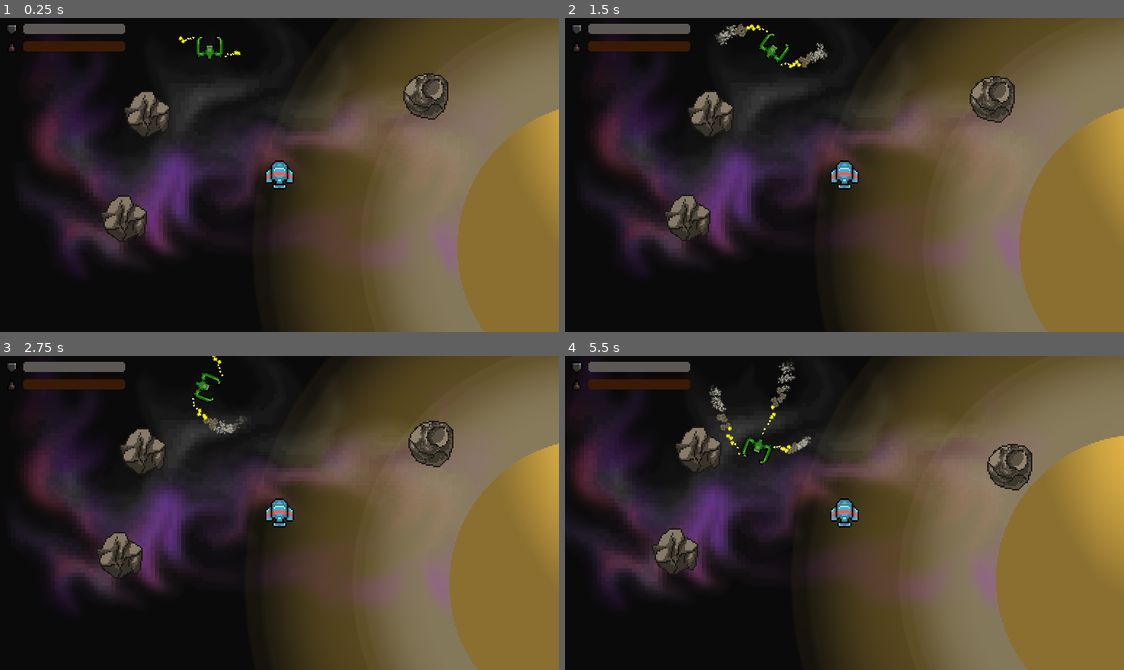
Above: before the commit, frames 1-4 (two rows, left to right).
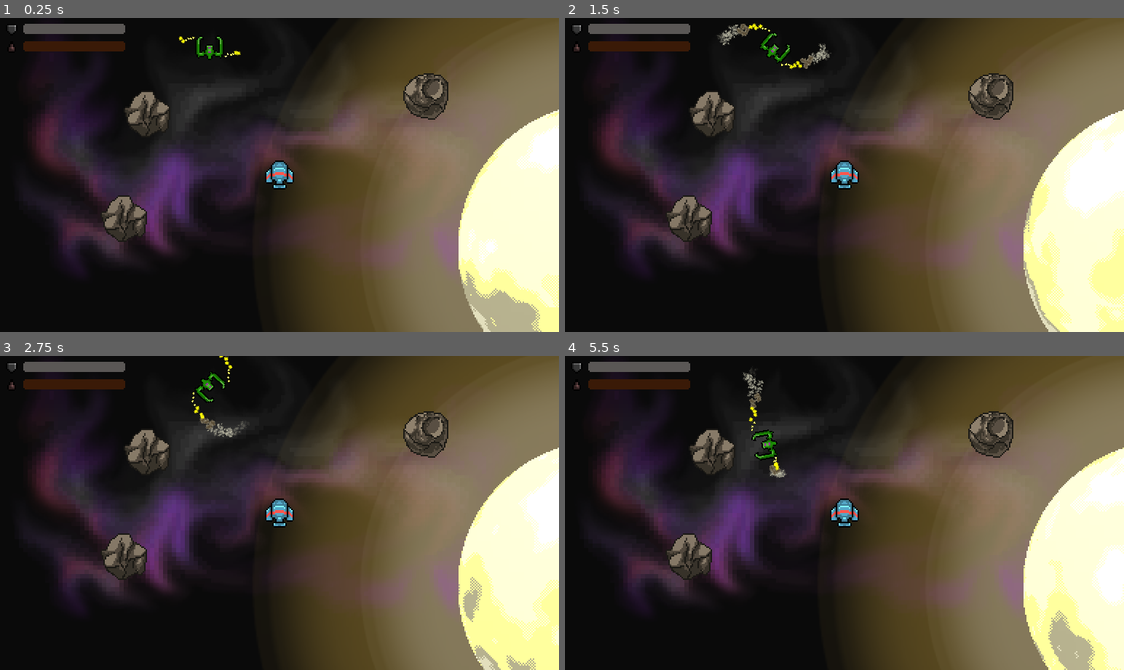
Above: after the commit, the same moments.

Repository: WekufuStudios/A-new-home
Game: Godot game, scene res://Game.tscn
Same seed, same stepped clock (60 frames per second), same inputs: the game is played once before the commit and once after it.
Inputs:
- Up to frame 1 (0.25 s): no input
- Up to frame 2 (1.5 s): no input
- Up to frame 3 (2.75 s): no input
- Up to frame 4 (5.5 s): no input

The runs differ from the first frame. In frame 1, 10% of the frame differs, in the area x 31-100%, y 6-100%; in frame 2, 13%; in frame 3, 16%; in frame 4, 33%, in the area x 1-100%, y 0-100%.
Error after the commit: Invalid access to property or key 'texture' on a base object of type 'null instance'. (res://space_bodies/planets/Planet.gd:9)

Commit message:
nuevo planeta

Diff:
--- a/space_bodies/planets/Planet.tscn
+++ b/space_bodies/planets/Planet.tscn
@@ -5,6 +5,6 @@
 [node name="Planet" type="StaticBody2D"]
 script = ExtResource("1_33fkl")
 
-[node name="Sprite2D" type="Sprite2D" parent="."]
+[node name="Planet" type="AnimatedSprite2D" parent="."]
 
 [node name="CollisionShape2D" type="CollisionShape2D" parent="."]
--- /dev/null
+++ b/space_bodies/planets/Planet1.gdshader
@@ -0,0 +1,30 @@
+shader_type canvas_item;
+
+uniform float aspect_ratio = 2.0;
+uniform float rotation_speed = 0.3;
+uniform bool as_shadow = false;
+
+
+//const float PI = 3.141593;
+
+void fragment() {
+	float px = 2.0 * (UV.x - 0.5);
+	float py = 2.0 * (UV.y - 0.5);
+
+	if (px * px + py * py > 1.0) {
+		// Outside of "sphere"
+		COLOR.a = 0.0;
+	} else {
+		float pi = PI; // 3.14159
+		px = asin(px / sqrt(1.0 - py * py)) * 2.0 / pi;
+		py = asin(py) * 2.0 / pi;
+
+		COLOR = texture(TEXTURE, vec2(
+			0.5 * (px + 1.0) / aspect_ratio - TIME * rotation_speed,
+			0.5 * (py + 1.0)));
+		if (as_shadow) {
+			COLOR.rgb = vec3(0.0, 0.0, 0.0);
+			COLOR.a *= 0.9;
+		}
+	}
+}
--- a/space_bodies/planets/Planet1.tscn
+++ b/space_bodies/planets/Planet1.tscn
@@ -1,13 +1,375 @@
-[gd_scene load_steps=6 format=3 uid="uid://drsgpprg0hjko"]
+[gd_scene load_steps=56 format=3 uid="uid://drsgpprg0hjko"]
 
 [ext_resource type="PackedScene" uid="uid://bjimy57b5y01b" path="res://space_bodies/planets/Planet.tscn" id="1_um5hn"]
 [ext_resource type="Texture2D" uid="uid://dht2525vxhst2" path="res://assets/art/planets/atmosphere.png" id="2_272pj"]
-[ext_resource type="Texture2D" uid="uid://bp86loua6w2id" path="res://assets/art/planets/planet_01.png" id="2_elxhi"]
 [ext_resource type="Texture2D" uid="uid://dd1pkqw5jru5x" path="res://assets/art/planets/planet_normal.png" id="3_dv0m4"]
-
-[sub_resource type="CanvasTexture" id="CanvasTexture_2h1jm"]
-diffuse_texture = ExtResource("2_elxhi")
-normal_texture = ExtResource("3_dv0m4")
+[ext_resource type="Texture2D" uid="uid://cgc0yrbi7cdur" path="res://assets/art/planets/3748385467 (1).png" id="3_vv14x"]
+
+[sub_resource type="AtlasTexture" id="AtlasTexture_g45k6"]
+atlas = ExtResource("3_vv14x")
+region = Rect2(0, 0, 200, 200)
+
+[sub_resource type="AtlasTexture" id="AtlasTexture_1jaxw"]
+atlas = ExtResource("3_vv14x")
+region = Rect2(200, 0, 200, 200)
+
+[sub_resource type="AtlasTexture" id="AtlasTexture_svhgd"]
+atlas = ExtResource("3_vv14x")
+region = Rect2(400, 0, 200, 200)
+
+[sub_resource type="AtlasTexture" id="AtlasTexture_3c38k"]
+atlas = ExtResource("3_vv14x")
+region = Rect2(600, 0, 200, 200)
+
+[sub_resource type="AtlasTexture" id="AtlasTexture_bt0sq"]
+atlas = ExtResource("3_vv14x")
+region = Rect2(800, 0, 200, 200)
+
+[sub_resource type="AtlasTexture" id="AtlasTexture_28acj"]
+atlas = ExtResource("3_vv14x")
+region = Rect2(1000, 0, 200, 200)
+
+[sub_resource type="AtlasTexture" id="AtlasTexture_qurmk"]
+atlas = ExtResource("3_vv14x")
+region = Rect2(1200, 0, 200, 200)
+
+[sub_resource type="AtlasTexture" id="AtlasTexture_3rvo0"]
+atlas = ExtResource("3_vv14x")
+region = Rect2(1400, 0, 200, 200)
+
+[sub_resource type="AtlasTexture" id="AtlasTexture_2dad0"]
+atlas = ExtResource("3_vv14x")
+region = Rect2(1600, 0, 200, 200)
+
+[sub_resource type="AtlasTexture" id="AtlasTexture_5cyp8"]
+atlas = ExtResource("3_vv14x")
+region = Rect2(1800, 0, 200, 200)
+
+[sub_resource type="AtlasTexture" id="AtlasTexture_ro363"]
+atlas = ExtResource("3_vv14x")
+region = Rect2(2000, 0, 200, 200)
+
+[sub_resource type="AtlasTexture" id="AtlasTexture_smosx"]
+atlas = ExtResource("3_vv14x")
+region = Rect2(2200, 0, 200, 200)
+
+[sub_resource type="AtlasTexture" id="AtlasTexture_l0lc0"]
+atlas = ExtResource("3_vv14x")
+region = Rect2(2400, 0, 200, 200)
+
+[sub_resource type="AtlasTexture" id="AtlasTexture_oppiv"]
+atlas = ExtResource("3_vv14x")
+region = Rect2(2600, 0, 200, 200)
+
+[sub_resource type="AtlasTexture" id="AtlasTexture_qrrya"]
+atlas = ExtResource("3_vv14x")
+region = Rect2(2800, 0, 200, 200)
+
+[sub_resource type="AtlasTexture" id="AtlasTexture_li5hx"]
+atlas = ExtResource("3_vv14x")
+region = Rect2(3000, 0, 200, 200)
+
+[sub_resource type="AtlasTexture" id="AtlasTexture_63gfs"]
+atlas = ExtResource("3_vv14x")
+region = Rect2(3200, 0, 200, 200)
+
+[sub_resource type="AtlasTexture" id="AtlasTexture_iqeiw"]
+atlas = ExtResource("3_vv14x")
+region = Rect2(3400, 0, 200, 200)
+
+[sub_resource type="AtlasTexture" id="AtlasTexture_wwqrr"]
+atlas = ExtResource("3_vv14x")
+region = Rect2(3600, 0, 200, 200)
+
+[sub_resource type="AtlasTexture" id="AtlasTexture_aims1"]
+atlas = ExtResource("3_vv14x")
+region = Rect2(3800, 0, 200, 200)
+
+[sub_resource type="AtlasTexture" id="AtlasTexture_38gtm"]
+atlas = ExtResource("3_vv14x")
+region = Rect2(4000, 0, 200, 200)
+
+[sub_resource type="AtlasTexture" id="AtlasTexture_rh0ko"]
+atlas = ExtResource("3_vv14x")
+region = Rect2(4200, 0, 200, 200)
+
+[sub_resource type="AtlasTexture" id="AtlasTexture_onccn"]
+atlas = ExtResource("3_vv14x")
+region = Rect2(4400, 0, 200, 200)
+
+[sub_resource type="AtlasTexture" id="AtlasTexture_mf36q"]
+atlas = ExtResource("3_vv14x")
+region = Rect2(4600, 0, 200, 200)
+
+[sub_resource type="AtlasTexture" id="AtlasTexture_1qkcy"]
+atlas = ExtResource("3_vv14x")
+region = Rect2(4800, 0, 200, 200)
+
+[sub_resource type="AtlasTexture" id="AtlasTexture_o1ib2"]
+atlas = ExtResource("3_vv14x")
+region = Rect2(5000, 0, 200, 200)
+
+[sub_resource type="AtlasTexture" id="AtlasTexture_lxu8p"]
+atlas = ExtResource("3_vv14x")
+region = Rect2(5200, 0, 200, 200)
+
+[sub_resource type="AtlasTexture" id="AtlasTexture_fi0ms"]
+atlas = ExtResource("3_vv14x")
+region = Rect2(5400, 0, 200, 200)
+
+[sub_resource type="AtlasTexture" id="AtlasTexture_n22kg"]
+atlas = ExtResource("3_vv14x")
+region = Rect2(5600, 0, 200, 200)
+
+[sub_resource type="AtlasTexture" id="AtlasTexture_8rpvc"]
+atlas = ExtResource("3_vv14x")
+region = Rect2(5800, 0, 200, 200)
+
+[sub_resource type="AtlasTexture" id="AtlasTexture_al6rk"]
+atlas = ExtResource("3_vv14x")
+region = Rect2(6000, 0, 200, 200)
+
+[sub_resource type="AtlasTexture" id="AtlasTexture_5evt4"]
+atlas = ExtResource("3_vv14x")
+region = Rect2(6200, 0, 200, 200)
+
+[sub_resource type="AtlasTexture" id="AtlasTexture_41nbh"]
+atlas = ExtResource("3_vv14x")
+region = Rect2(6400, 0, 200, 200)
+
+[sub_resource type="AtlasTexture" id="AtlasTexture_5noqd"]
+atlas = ExtResource("3_vv14x")
+region = Rect2(6600, 0, 200, 200)
+
+[sub_resource type="AtlasTexture" id="AtlasTexture_d73t4"]
+atlas = ExtResource("3_vv14x")
+region = Rect2(6800, 0, 200, 200)
+
+[sub_resource type="AtlasTexture" id="AtlasTexture_fbeby"]
+atlas = ExtResource("3_vv14x")
+region = Rect2(7000, 0, 200, 200)
+
+[sub_resource type="AtlasTexture" id="AtlasTexture_eujgh"]
+atlas = ExtResource("3_vv14x")
+region = Rect2(7200, 0, 200, 200)
+
+[sub_resource type="AtlasTexture" id="AtlasTexture_o3gck"]
+atlas = ExtResource("3_vv14x")
+region = Rect2(7400, 0, 200, 200)
+
+[sub_resource type="AtlasTexture" id="AtlasTexture_5lm1i"]
+atlas = ExtResource("3_vv14x")
+region = Rect2(7600, 0, 200, 200)
+
+[sub_resource type="AtlasTexture" id="AtlasTexture_gosew"]
+atlas = ExtResource("3_vv14x")
+region = Rect2(7800, 0, 200, 200)
+
+[sub_resource type="AtlasTexture" id="AtlasTexture_u0px0"]
+atlas = ExtResource("3_vv14x")
+region = Rect2(8000, 0, 200, 200)
+
+[sub_resource type="AtlasTexture" id="AtlasTexture_60vt4"]
+atlas = ExtResource("3_vv14x")
+region = Rect2(8200, 0, 200, 200)
+
+[sub_resource type="AtlasTexture" id="AtlasTexture_nfd5a"]
+atlas = ExtResource("3_vv14x")
+region = Rect2(8400, 0, 200, 200)
+
+[sub_resource type="AtlasTexture" id="AtlasTexture_3ovjy"]
+atlas = ExtResource("3_vv14x")
+region = Rect2(8600, 0, 200, 200)
+
+[sub_resource type="AtlasTexture" id="AtlasTexture_k821x"]
+atlas = ExtResource("3_vv14x")
+region = Rect2(8800, 0, 200, 200)
+
+[sub_resource type="AtlasTexture" id="AtlasTexture_t3a8o"]
+atlas = ExtResource("3_vv14x")
+region = Rect2(9000, 0, 200, 200)
+
+[sub_resource type="AtlasTexture" id="AtlasTexture_pwopl"]
+atlas = ExtResource("3_vv14x")
+region = Rect2(9200, 0, 200, 200)
+
+[sub_resource type="AtlasTexture" id="AtlasTexture_aflw8"]
+atlas = ExtResource("3_vv14x")
+region = Rect2(9400, 0, 200, 200)
+
+[sub_resource type="AtlasTexture" id="AtlasTexture_gfbqi"]
+atlas = ExtResource("3_vv14x")
+region = Rect2(9600, 0, 200, 200)
+
+[sub_resource type="AtlasTexture" id="AtlasTexture_qsowl"]
+atlas = ExtResource("3_vv14x")
+region = Rect2(9800, 0, 200, 200)
+
+[sub_resource type="SpriteFrames" id="SpriteFrames_i13nc"]
+animations = [{
+"frames": [{
+"duration": 1.0,
+"texture": SubResource("AtlasTexture_g45k6")
+}, {
+"duration": 1.0,
+"texture": SubResource("AtlasTexture_1jaxw")
+}, {
+"duration": 1.0,
+"texture": SubResource("AtlasTexture_svhgd")
+}, {
+"duration": 1.0,
+"texture": SubResource("AtlasTexture_3c38k")
+}, {
+"duration": 1.0,
+"texture": SubResource("AtlasTexture_bt0sq")
+}, {
+"duration": 1.0,
+"texture": SubResource("AtlasTexture_28acj")
+}, {
+"duration": 1.0,
+"texture": SubResource("AtlasTexture_qurmk")
+}, {
+"duration": 1.0,
+"texture": SubResource("AtlasTexture_3rvo0")
+}, {
+"duration": 1.0,
+"texture": SubResource("AtlasTexture_2dad0")
+}, {
+"duration": 1.0,
+"texture": SubResource("AtlasTexture_5cyp8")
+}, {
+"duration": 1.0,
+"texture": SubResource("AtlasTexture_ro363")
+}, {
+"duration": 1.0,
+"texture": SubResource("AtlasTexture_smosx")
+}, {
+"duration": 1.0,
+"texture": SubResource("AtlasTexture_l0lc0")
+}, {
+"duration": 1.0,
+"texture": SubResource("AtlasTexture_oppiv")
+}, {
+"duration": 1.0,
+"texture": SubResource("AtlasTexture_qrrya")
+}, {
+"duration": 1.0,
+"texture": SubResource("AtlasTexture_li5hx")
+}, {
+"duration": 1.0,
+"texture": SubResource("AtlasTexture_63gfs")
+}, {
+"duration": 1.0,
+"texture": SubResource("AtlasTexture_iqeiw")
+}, {
+"duration": 1.0,
+"texture": SubResource("AtlasTexture_wwqrr")
+}, {
+"duration": 1.0,
+"texture": SubResource("AtlasTexture_aims1")
+}, {
+"duration": 1.0,
+"texture": SubResource("AtlasTexture_38gtm")
+}, {
+"duration": 1.0,
+"texture": SubResource("AtlasTexture_rh0ko")
+}, {
+"duration": 1.0,
+"texture": SubResource("AtlasTexture_onccn")
+}, {
+"duration": 1.0,
+"texture": SubResource("AtlasTexture_mf36q")
+}, {
+"duration": 1.0,
+"texture": SubResource("AtlasTexture_1qkcy")
+}, {
+"duration": 1.0,
+"texture": SubResource("AtlasTexture_o1ib2")
+}, {
+"duration": 1.0,
+"texture": SubResource("AtlasTexture_lxu8p")
+}, {
+"duration": 1.0,
+"texture": SubResource("AtlasTexture_fi0ms")
+}, {
+"duration": 1.0,
+"texture": SubResource("AtlasTexture_n22kg")
+}, {
+"duration": 1.0,
+"texture": SubResource("AtlasTexture_8rpvc")
+}, {
+"duration": 1.0,
+"texture": SubResource("AtlasTexture_al6rk")
+}, {
+"duration": 1.0,
+"texture": SubResource("AtlasTexture_5evt4")
+}, {
+"duration": 1.0,
+"texture": SubResource("AtlasTexture_41nbh")
+}, {
+"duration": 1.0,
+"texture": SubResource("AtlasTexture_5noqd")
+}, {
+"duration": 1.0,
+"texture": SubResource("AtlasTexture_d73t4")
+}, {
+"duration": 1.0,
+"texture": SubResource("AtlasTexture_fbeby")
+}, {
+"duration": 1.0,
+"texture": SubResource("AtlasTexture_eujgh")
+}, {
+"duration": 1.0,
+"texture": SubResource("AtlasTexture_o3gck")
+}, {
+"duration": 1.0,
+"texture": SubResource("AtlasTexture_5lm1i")
+}, {
+"duration": 1.0,
+"texture": SubResource("AtlasTexture_gosew")
+}, {
+"duration": 1.0,
+"texture": SubResource("AtlasTexture_u0px0")
+}, {
+"duration": 1.0,
+"texture": SubResource("AtlasTexture_60vt4")
+}, {
+"duration": 1.0,
+"texture": SubResource("AtlasTexture_nfd5a")
+}, {
+"duration": 1.0,
+"texture": SubResource("AtlasTexture_3ovjy")
+}, {
+"duration": 1.0,
+"texture": SubResource("AtlasTexture_k821x")
+}, {
+"duration": 1.0,
+"texture": SubResource("AtlasTexture_t3a8o")
+}, {
+"duration": 1.0,
+"texture": SubResource("AtlasTexture_pwopl")
+}, {
+"duration": 1.0,
+"texture": SubResource("AtlasTexture_aflw8")
+}, {
+"duration": 1.0,
+"texture": SubResource("AtlasTexture_gfbqi")
+}, {
+"duration": 1.0,
+"texture": SubResource("AtlasTexture_qsowl")
+}],
+"loop": true,
+"name": &"default",
+"speed": 5.0
+}, {
+"frames": [{
+"duration": 1.0,
+"texture": ExtResource("3_dv0m4")
+}],
+"loop": true,
+"name": &"default_normal",
+"speed": 5.0
+}]
 
 [node name="Planet1" instance=ExtResource("1_um5hn")]
 
@@ -25,5 +387,6 @@
 scale = Vector2(0.9, 0.9)
 texture = ExtResource("2_272pj")
 
-[node name="Sprite2D" parent="." index="2"]
-texture = SubResource("CanvasTexture_2h1jm")
+[node name="Planet" parent="." index="2"]
+sprite_frames = SubResource("SpriteFrames_i13nc")
+autoplay = "default"
Binary file added: assets/art/planets/30 frame planet 1.png
Not shown, added: assets/art/planets/30 frame planet 1.png.import
Binary file added: assets/art/planets/3748385467 (1).png
Not shown, added: assets/art/planets/3748385467 (1).png.import
